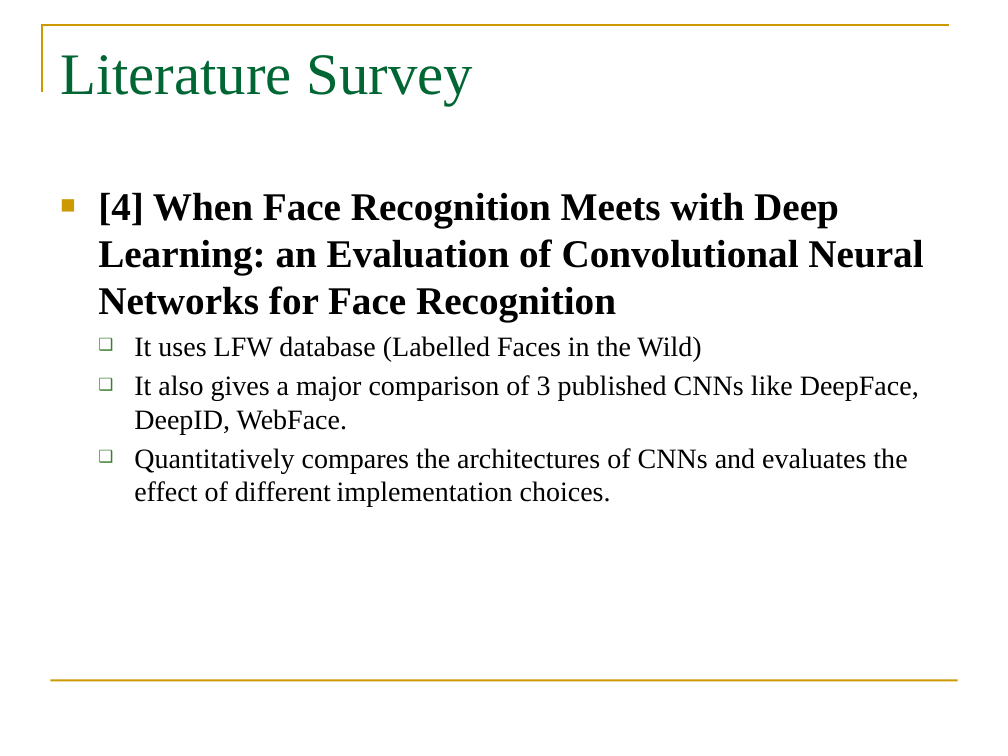
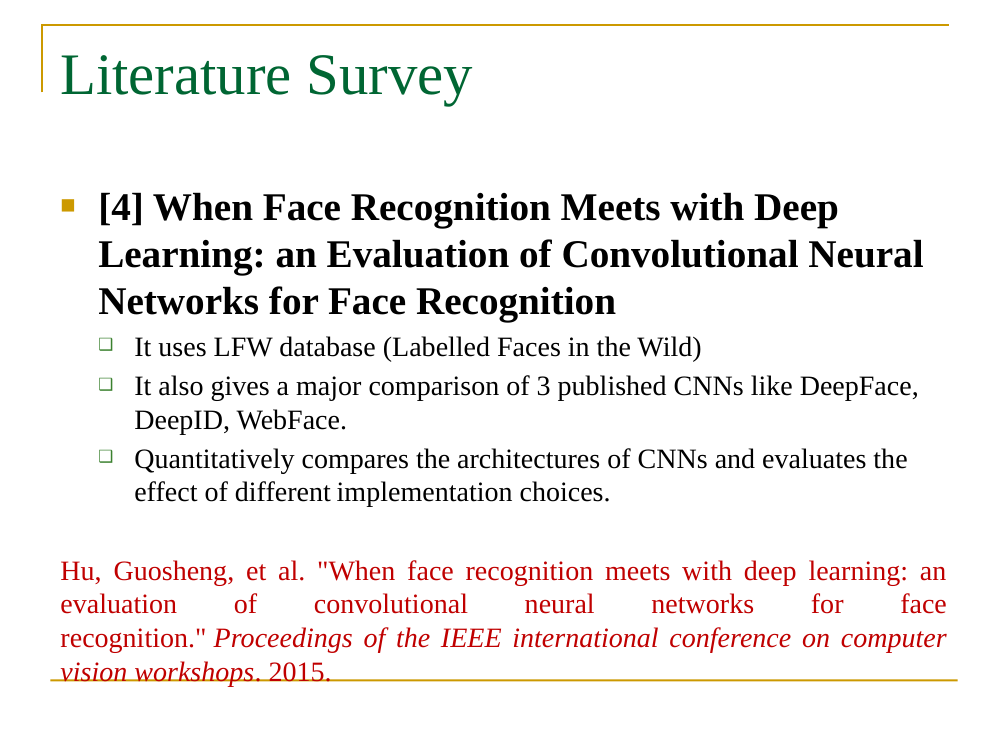
Before and after one commit to syamkakarla98/Face_Recognition_Using_Convolutional_Neural_Networks, a slide deck: slide 16 of Review-2/Review-2.pptx (slide 13 before the commit). Drawn at 1008x756 pixels with LibreOffice and Linux fonts; fonts in the diff are those of the drawing; background and template pictures are left out. Boxes give left, top, right and bottom in pixels: in the first picture for what was removed or moved away, otherwise in the second. Text is boxed around its words. In the diff, an @@ line names an element or a change of style, - is before the commit and + after.

```diff
--- a/Review-2/Review-2.pptx
+++ b/Review-2/Review-2.pptx
@@ text at [60, 560, 947, 686]: paragraph added @@
+Hu, Guosheng, et al. "When face recognition meets with deep learning: an evaluation of convolutional neural networks for face recognition." Proceedings of the IEEE international conference on computer vision workshops. 2015.
```
Also in this commit, not shown: 7 other slides changed, 3 slides added.
